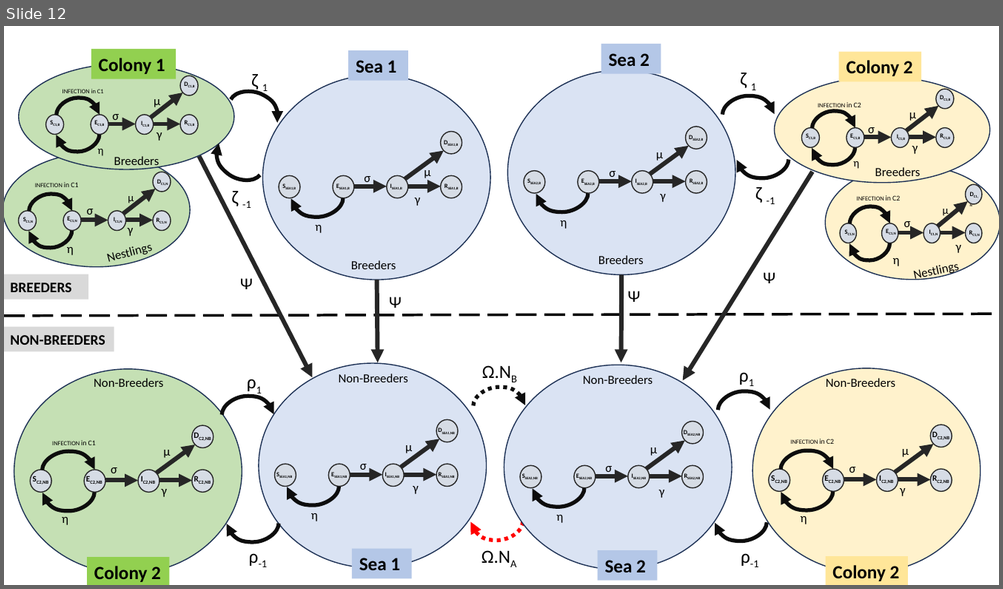
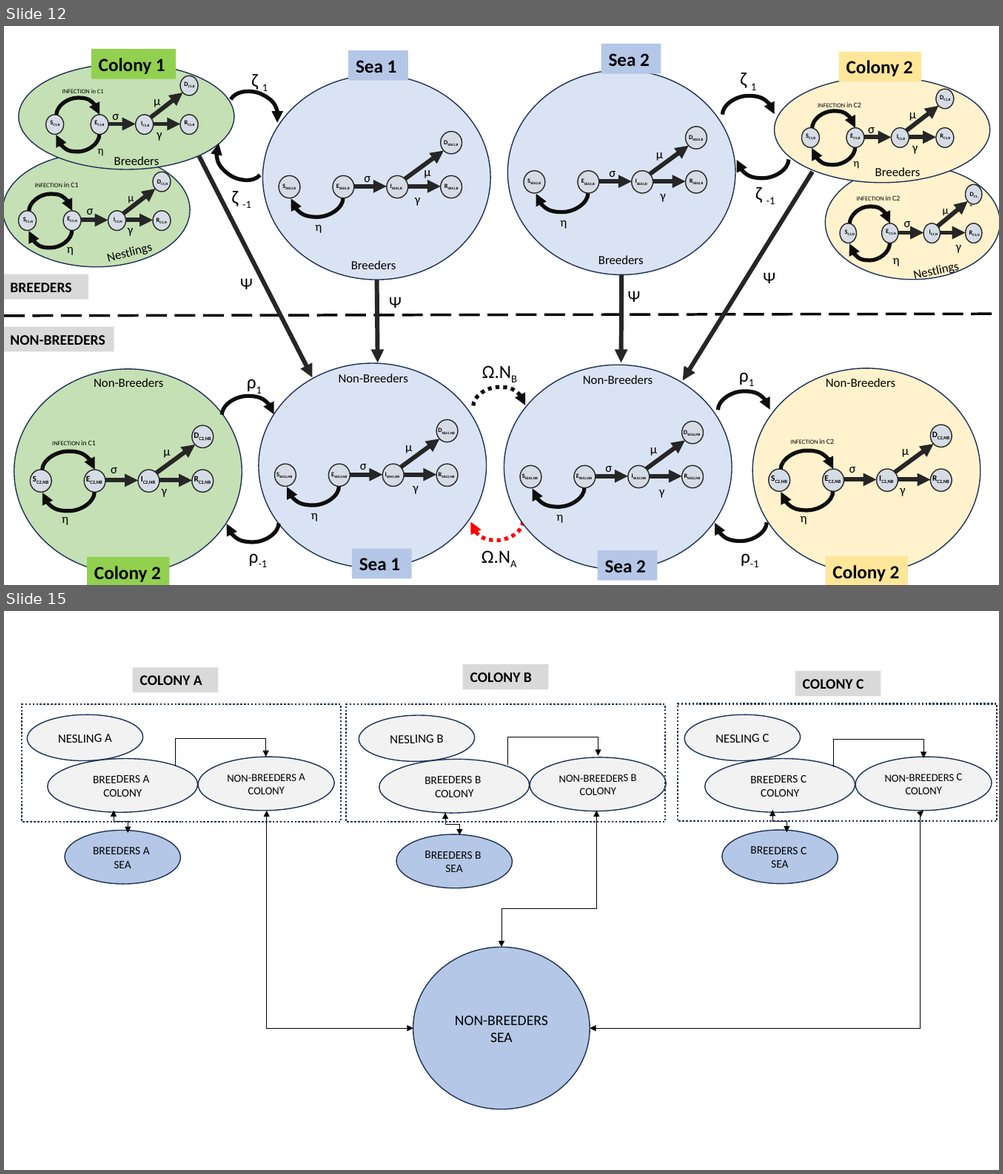
Before and after one commit to ORumianowski/hpai_mitigation, a slide deck: 01_meeting_documents/hpai_mitagation_project_v2.pptx. Shown one above the other, each under a label of ours: slide 12 before the commit, slides 12 and 15 after it; the slides between them are not shown. The pictures are 1003x589 and 1003x1174 pixels, drawn with LibreOffice and Linux fonts; fonts in the diff are those of the drawing. Boxes give left, top, right and bottom in pixels: in the first picture for what was removed or moved away, otherwise in the second. Text is boxed around its words. In the diff, an @@ line names an element or a change of style, - is before the commit and + after.

```diff
--- a/01_meeting_documents/hpai_mitagation_project_v2.pptx
+++ b/01_meeting_documents/hpai_mitagation_project_v2.pptx
@@ slide 15 added at (4, 611, 999, 1170), background #FFFFFF @@
@@ rectangle added at (132, 668, 218, 693), fill #D9D9D9, 14 pt, text #000000, bold @@
+COLONY A
@@ rectangle added at (463, 665, 549, 690), fill #D9D9D9, 14 pt, text #000000, bold @@
+COLONY B
@@ rectangle added at (795, 671, 881, 696), fill #D9D9D9, 14 pt, text #000000, bold @@
+COLONY C
@@ rectangle added at (22, 704, 341, 821), outline #1E3256 1.75 pt dashed @@
@@ rectangle added at (346, 704, 664, 821), outline #1E3256 1.75 pt dashed @@
@@ rectangle added at (677, 703, 996, 820), outline #1E3256 1.75 pt dashed @@
@@ elbow arrow added from (176, 766) to (266, 758), #000000 0.5 pt @@
@@ elbow arrow added from (508, 765) to (598, 756), #000000 0.5 pt @@
@@ elbow arrow added from (833, 767) to (923, 758), #000000 0.5 pt @@
@@ elbow double arrow added from (772, 810) to (787, 832), #000000 0.5 pt @@
@@ group added at (27, 714, 335, 885): 4 ellipses @@
+BREEDERS A COLONY
+NESLING A
+NON-BREEDERS A
+COLONY
+BREEDERS A SEA
@@ elbow double arrow added from (114, 811) to (128, 833), #000000 0.5 pt @@
@@ elbow double arrow added from (267, 811) to (413, 1029), #000000 0.5 pt @@
@@ elbow double arrow added from (445, 813) to (460, 835), #000000 0.5 pt @@
@@ elbow double arrow added from (597, 811) to (502, 948), #000000 0.5 pt @@
@@ elbow double arrow added from (923, 811) to (589, 1029), #000000 0.5 pt @@
@@ group added at (684, 714, 992, 885): 4 ellipses @@
+BREEDERS C COLONY
+NESLING C
+NON-BREEDERS C
+COLONY
+BREEDERS C SEA
@@ group added at (358, 715, 667, 889): 4 ellipses @@
+BREEDERS B COLONY
+NESLING B
+NON-BREEDERS B
+COLONY
+BREEDERS B SEA
@@ ellipse added at (413, 948, 589, 1111), fill #B4C7E7, outline #1E3256 1 pt, 14 pt, text #000000 @@
+NON-BREEDERS
+SEA
```
Also in this commit, not shown: 2 other slides added, 12 other files.
